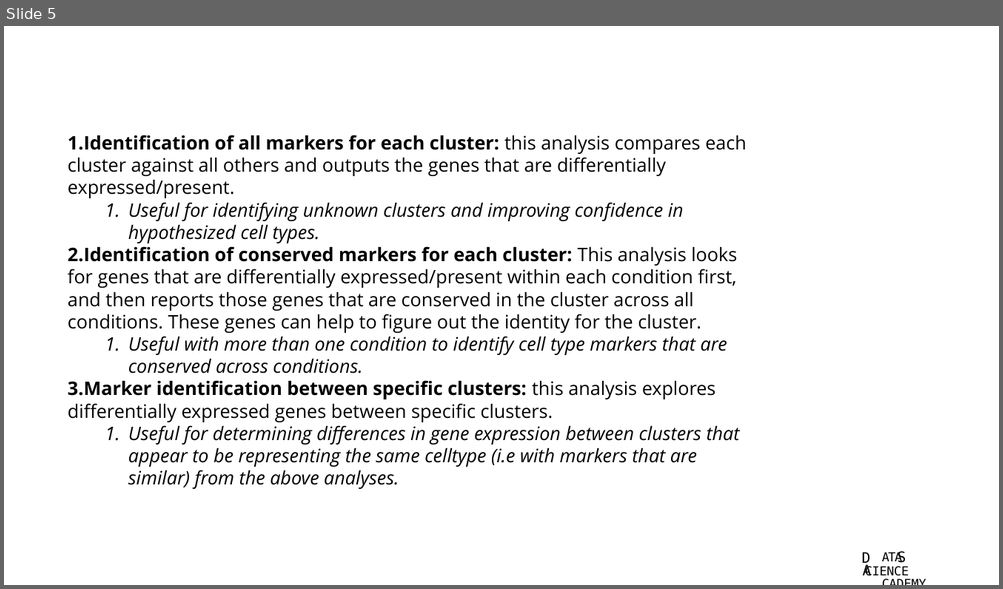
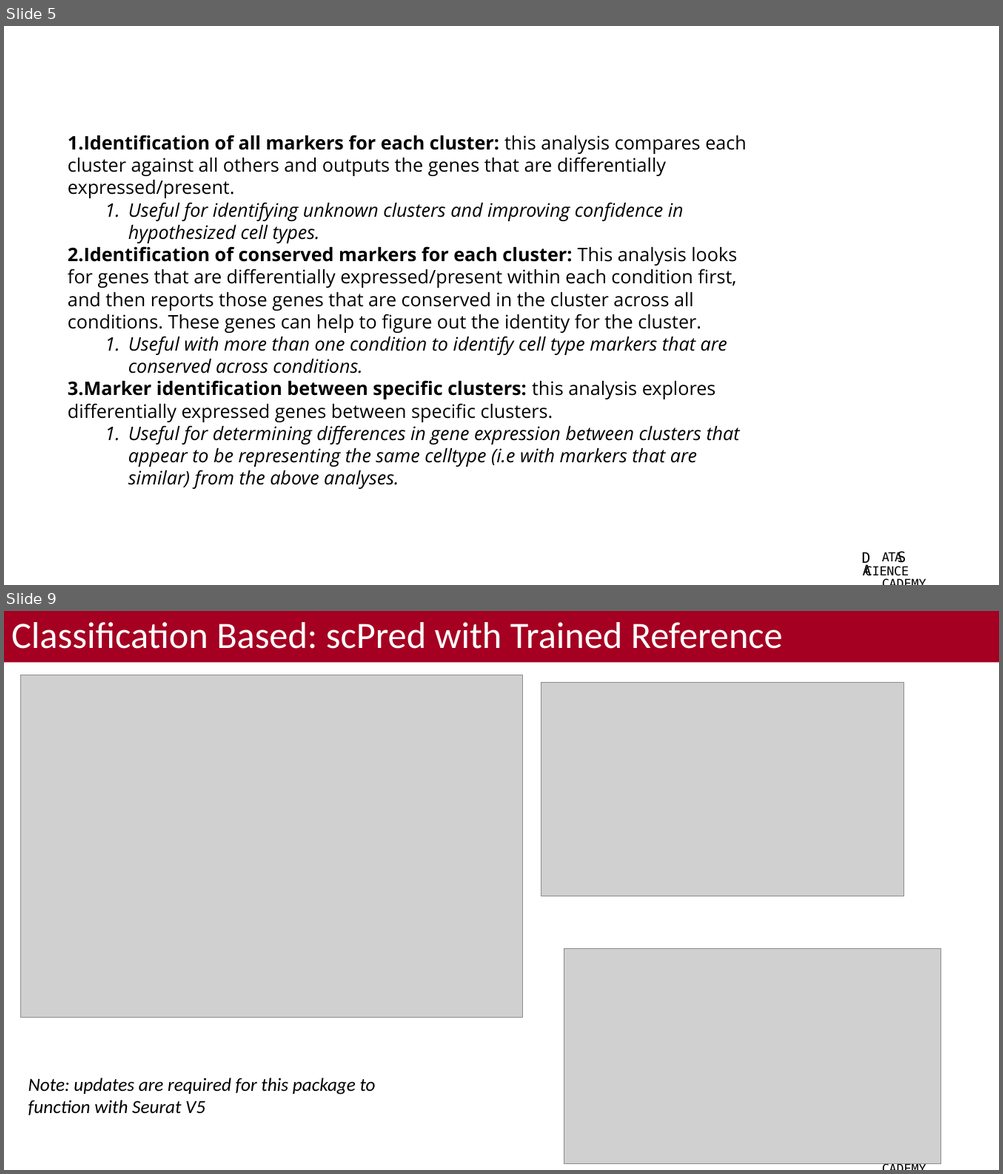
Before and after one commit to bacorli2/scrna_workshop, a slide deck: M4_Seurat_CellType/M4_Seurat_CellType.pptx. Shown one above the other, each under a label of ours: slide 5 before the commit, slides 5 and 9 after it; the slides between them are not shown. The pictures are 1003x589 and 1003x1174 pixels, drawn with LibreOffice and Linux fonts; fonts in the diff are those of the drawing; grey boxes stand for pictures; background and template pictures are left out. Boxes give left, top, right and bottom in pixels: in the first picture for what was removed or moved away, otherwise in the second. Text is boxed around its words. In the diff, an @@ line names an element or a change of style, - is before the commit and + after.

```diff
--- a/M4_Seurat_CellType/M4_Seurat_CellType.pptx
+++ b/M4_Seurat_CellType/M4_Seurat_CellType.pptx
@@ slide 9 added at [4, 611, 999, 1170], background #FFFFFF; not listed: 2 template elements that a slide beside it also shows @@
@@ title added at [4, 611, 999, 663], fill #A50021, 36 pt, text #FFFFFF @@
+Classification Based: scPred with Trained Reference
@@ picture added at [21, 675, 523, 1017] @@
@@ picture added at [541, 683, 904, 897] @@
@@ picture added at [564, 949, 941, 1165] @@
@@ text added at [28, 1078, 375, 1116], 18 pt, text #000000, italic @@
+Note: updates are required for this package to function with Seurat V5
```
Also in this commit, not shown: 2 slides changed, 1 other slide added, 1 slide removed, 2 other files.
